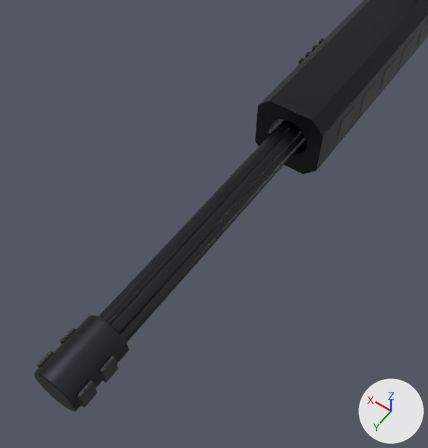
A saved change to the glTF model game/assets/weapons/wpn_osprey_762/wpn_osprey_762.glb.
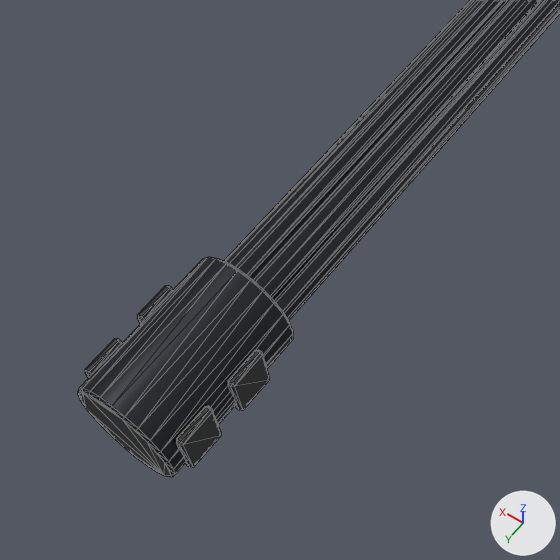
Old and new are each drawn from a 50 mm lens placed at (-0.13, 0.748, 0.345), pointed at (-0.023, 0.597, 0.109) and again close up on the part from 0% to 57% of the width and 45% to 100% of the height. The lights are fixed; the arrows at lower right show +X, +Y and +Z. The older version's two pictures come first. The close-ups show mesh edges as thin lines. Where no turn or scale is listed for an object, it has been applied to the vertices. Vertices at exactly the same position are counted once.

The older version as bpy lines, for what is in view:
```python
me_barrel = bpy.data.meshes.new('Barrel')
me_barrel.from_pydata(...)  # 212 vertices, 416 faces; spans x -0.01..0.01, y 0.175..0.66, z 0.054..0.074
me_barrel.materials.append(mat_m_steel_blued)  # dark grey #3a3d42
me_brake = bpy.data.meshes.new('Brake')
me_brake.from_pydata(...)  # 192 vertices, 364 faces; spans x -0.0146..0.0146, y 0.66..0.7, z 0.05..0.078
# faces by material slot: [188, 176]
me_brake.materials.append(mat_m_steel_blued)  # dark grey #3a3d42
me_brake.materials.append(mat_m_polymer_black)  # black #2b2c2e
ob_barrel = bpy.data.objects.new('Barrel', me_barrel)
ob_barrel.location = (0.0, 0.0, 0.0)
ob_brake = bpy.data.objects.new('Brake', me_brake)
ob_brake.parent = ob_barrel
ob_brake.location = (0.0, 0.0, 0.0)
```
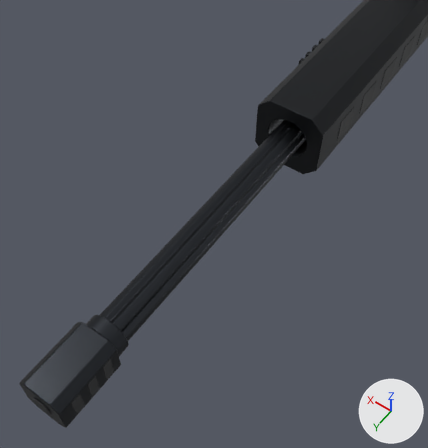
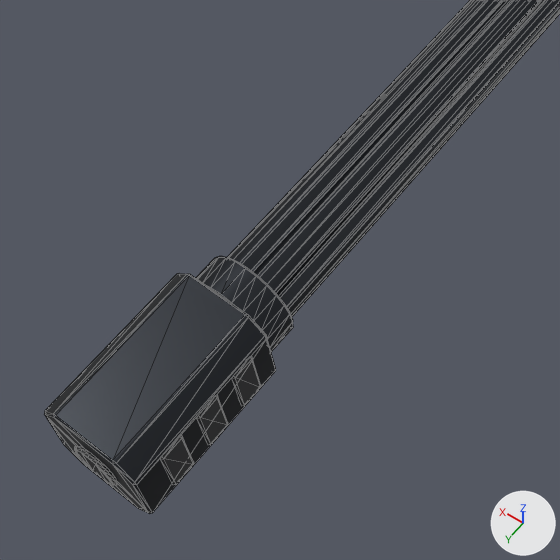
What differs and where, as boxes [x1, y1, x2, y2] in the close-ups (560 x 560 px):
'Brake', reshaped (16% wider, 17% taller): before [78, 257, 293, 477]; after [44, 256, 293, 514]
part 1 of me_brake, rebuilt (8% wider, 10% taller): before [78, 257, 293, 477]; after [44, 273, 276, 514]
part 2 of me_brake, rebuilt: before [228, 350, 269, 411]; after [233, 357, 261, 406]
part 3 of me_brake, rebuilt (not visible afterwards): before [137, 285, 172, 324]
part 4 of me_brake, added: after [196, 256, 293, 352]
part 5 of me_brake, added: after [75, 446, 117, 485]
part 6 of me_brake, added (black): after [198, 396, 228, 445]
part 7 of me_brake, added (black): after [162, 436, 194, 485]
part 8 of me_brake, deleted (black): before [176, 406, 221, 468]
part 9 of me_brake, deleted: before [85, 338, 122, 378]

The change, as a diff of the scene's bpy script:
```diff
--- a/game/assets/weapons/wpn_osprey_762/wpn_osprey_762.glb.py
+++ b/game/assets/weapons/wpn_osprey_762/wpn_osprey_762.glb.py
@@ me_brake @@
 # used by ob_brake; parent = ob_barrel; location = (0.0, 0.0, 0.0)
-me_brake.from_pydata(...)  # 192 vertices, 364 faces; spans x -0.0146..0.0146, y 0.66..0.7, z 0.05..0.078
+me_brake.from_pydata(...)  # 336 vertices, 636 faces; spans x -0.0138..0.0138, y 0.658..0.7089, z 0.0505..0.0775
+# me_brake part 1: the loose piece of 96 vertices spanning x -0.014..0.014, y 0.66..0.7, z 0.05..0.078 is rebuilt with 48 vertices and now spans x -0.0135..0.0135, y 0.667..0.708, z 0.0505..0.0775
+# me_brake part 2: the loose piece of 24 vertices spanning x -0.0146..-0.0125, y 0.67..0.68, z 0.057..0.071 is rebuilt with 24 vertices and now spans x -0.0138..-0.012, y 0.6723..0.6787, z 0.0561..0.0719
+# me_brake part 3: the loose piece of 24 vertices spanning x 0.0125..0.0146, y 0.67..0.68, z 0.057..0.071 is rebuilt with 24 vertices and now spans x 0.012..0.0138, y 0.6723..0.6787, z 0.0561..0.0719
+# me_brake part 4: a new loose piece of 96 vertices spanning x -0.0121..0.0121, y 0.658..0.667, z 0.0519..0.0762, in mat_m_steel_blued (dark grey #3a3d42)
+# me_brake part 5: a new loose piece of 48 vertices spanning x -0.0061..0.0061, y 0.7079..0.7089, z 0.0579..0.0701, in mat_m_polymer_black (black #2b2c2e)
+# me_brake part 6: a new loose piece of 24 vertices spanning x -0.0138..-0.012, y 0.6833..0.6897, z 0.0561..0.0719, in mat_m_polymer_black (black #2b2c2e)
+# me_brake part 7: a new loose piece of 24 vertices spanning x -0.0138..-0.012, y 0.6943..0.7007, z 0.0561..0.0719, in mat_m_polymer_black (black #2b2c2e)
+# me_brake part 8
+# 24 vertices are removed from x -0.0146..-0.0125, y 0.686..0.696, z 0.057..0.071
+# 44 faces are deleted
+# me_brake part 9
+# 24 vertices are removed from x 0.0125..0.0146, y 0.686..0.696, z 0.057..0.071
+# 44 faces are deleted
+# other edits to the shape of me_brake do not show in these pictures
 me_brake.materials.append(mat_m_steel_blued)
```
